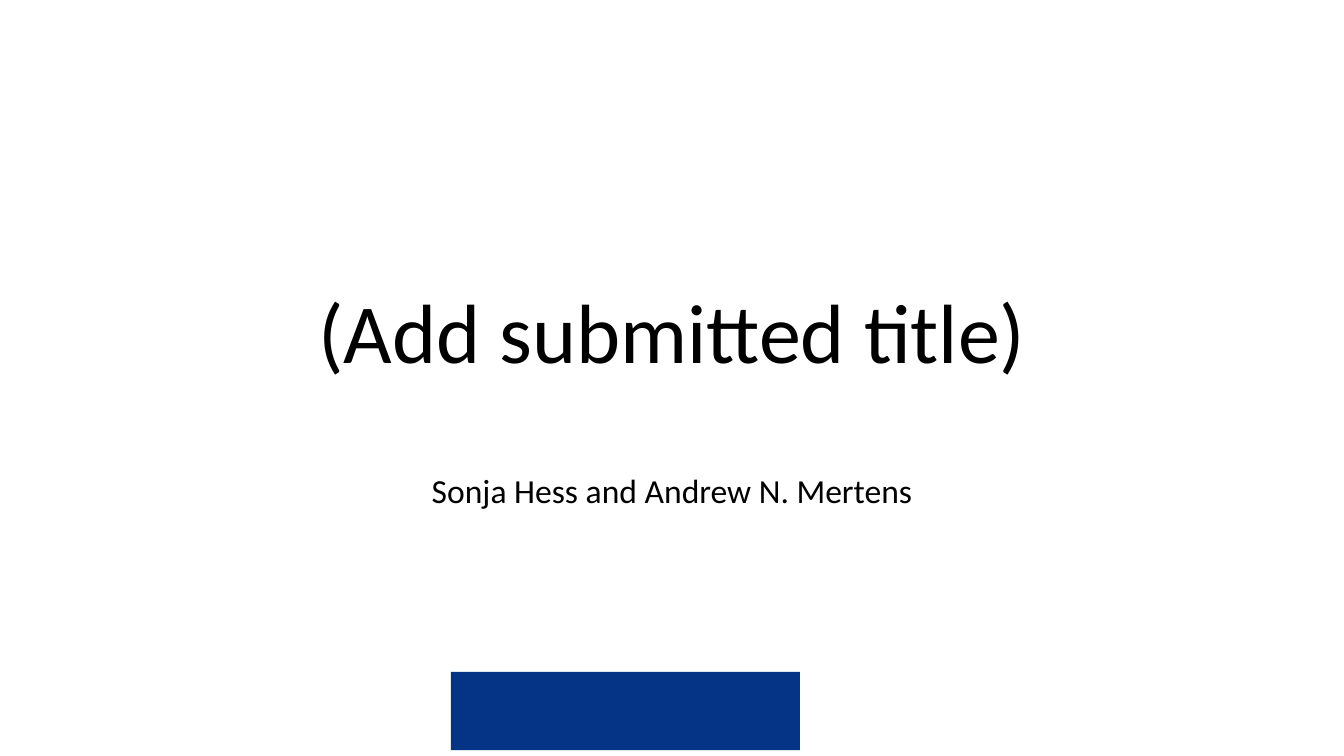
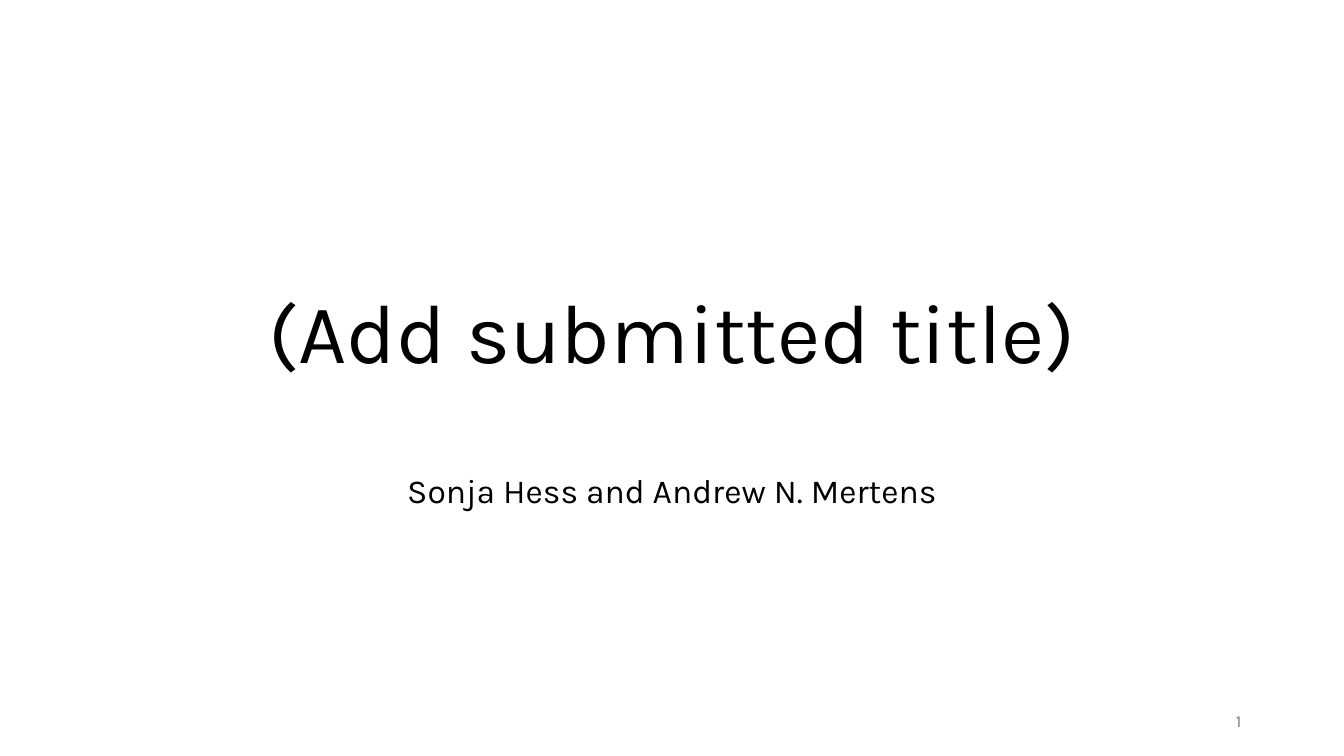
Before and after one commit to amertens/mn-prediction, a slide deck: slide 1 of docs/slides/MN-proxy-policy-deck-2026-09.pptx. Drawn at 1344x756 pixels with LibreOffice and Linux fonts; fonts in the diff are those of the drawing; background and template pictures are left out. Boxes give left, top, right and bottom in pixels: in the first picture for what was removed or moved away, otherwise in the second. Text is boxed around its words. In the diff, an @@ line names an element or a change of style, - is before the commit and + after.

```diff
--- a/docs/slides/MN-proxy-policy-deck-2026-09.pptx
+++ b/docs/slides/MN-proxy-policy-deck-2026-09.pptx
@@ title "(Add submitted title)" at [269, 302, 1075, 373]: font Calibri to Karla @@
@@ subtitle "Sonja Hess and Andrew N. ..." at [407, 480, 937, 512]: font Calibri to Karla @@
@@ rectangle removed at [451, 673, 800, 751] @@
@@ page number added at [1236, 716, 1242, 727], 12 pt, text #797979 @@
+1
```
Also in this commit, not shown: 14 other slides changed, 7 slides added, 5 slides removed, 6 other files.
